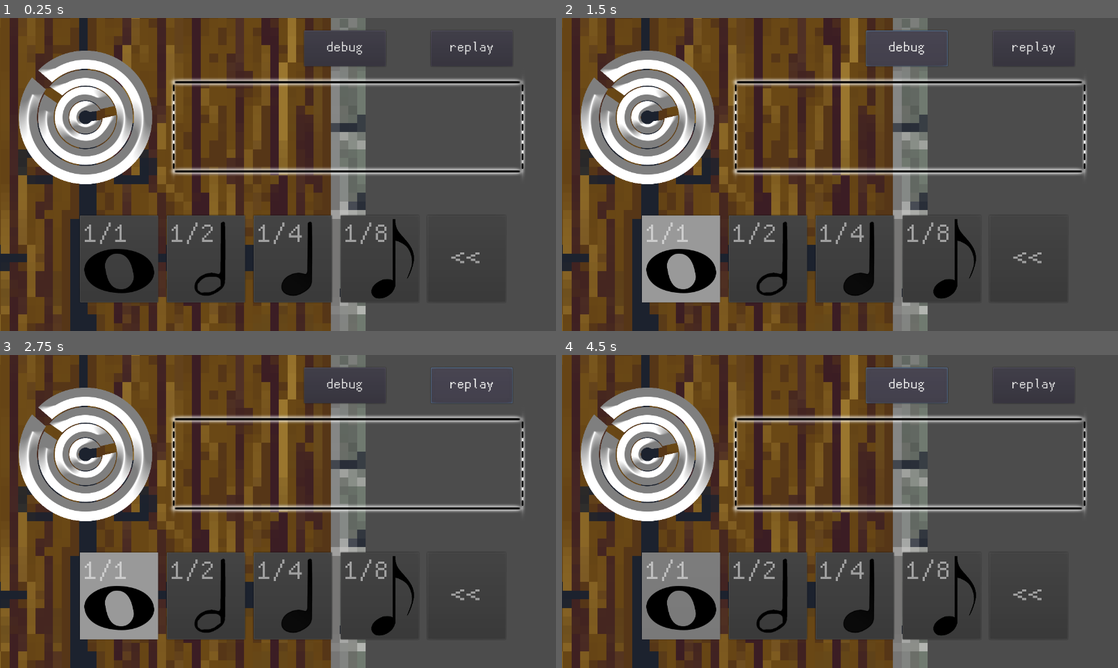
Above: before the commit, frames 1-4 (two rows, left to right).
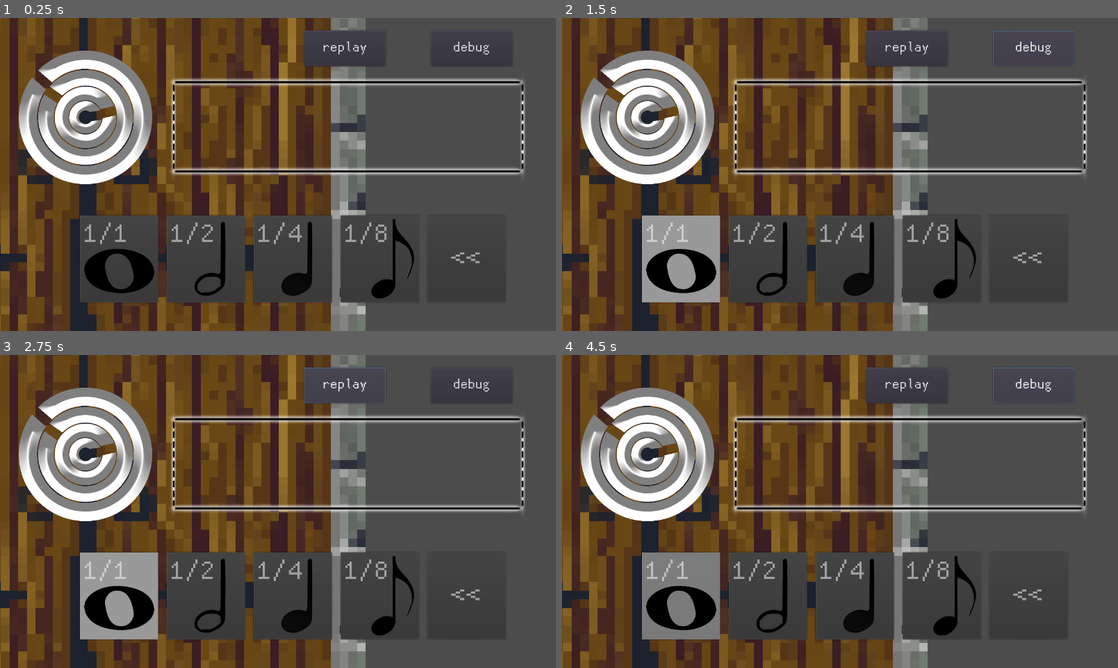
Above: after the commit, the same moments.

Repository: SatouYuri/aedoquest
Game: Godot game, scene res://source/scene/minigame/time_guess.tscn
The game is run twice, just before and just after one commit, with the same random seed, the same clock (stepped at 60 frames per second) and the same inputs. This scene is started directly instead of the project's main scene. The engine's default icon, where the game draws it, is replaced by a stand-in: a white triangle on a blue panel in a dark square.
Inputs:
- Up to frame 1 (0.25 s): no input
- Up to frame 2 (1.5 s): click "replay" at 0.5 s; click "debug" at 1.25 s
- Up to frame 3 (2.75 s): click "replay" at 2 s
- Up to frame 4 (4.5 s): click "replay" at 2.75 s; click "debug" at 3.5 s; click "debug" at 4.25 s

The runs differ from the first frame. In frame 1, 0.2% of the frame differs, in the area x 58-89%, y 7-12%; in frame 2, 0.4%, in the area x 54-93%, y 4-16%; in frame 3, 0.4%; in frame 4, 0.4%.

Commit message:
debug fechadura

Diff:
--- a/AEDOQUEST/source/scene/minigame/time_guess.tscn
+++ b/AEDOQUEST/source/scene/minigame/time_guess.tscn
@@ -241,20 +241,20 @@
 anims/wrong = SubResource( 2 )
 
 [node name="Playbutton" type="Button" parent="."]
+margin_left = 700.0
+margin_top = 29.0
+margin_right = 888.0
+margin_bottom = 111.0
+custom_fonts/font = SubResource( 3 )
+text = "replay"
+__meta__ = {
+"_edit_use_anchors_": false
+}
+
+[node name="Debugbutton" type="Button" parent="."]
 margin_left = 992.0
 margin_top = 29.0
 margin_right = 1180.0
-margin_bottom = 111.0
-custom_fonts/font = SubResource( 3 )
-text = "replay"
-__meta__ = {
-"_edit_use_anchors_": false
-}
-
-[node name="Debugbutton" type="Button" parent="."]
-margin_left = 700.0
-margin_top = 29.0
-margin_right = 888.0
 margin_bottom = 111.0
 custom_fonts/font = SubResource( 3 )
 text = "debug"
